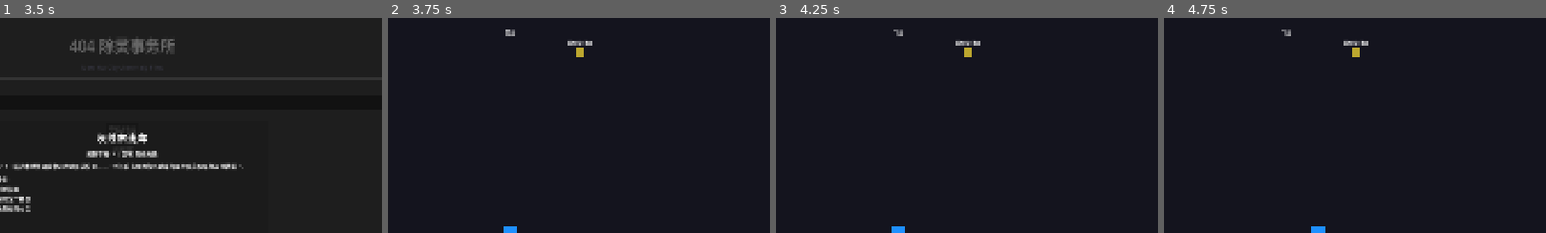
Above: before the commit, frames 1-4 (left to right).
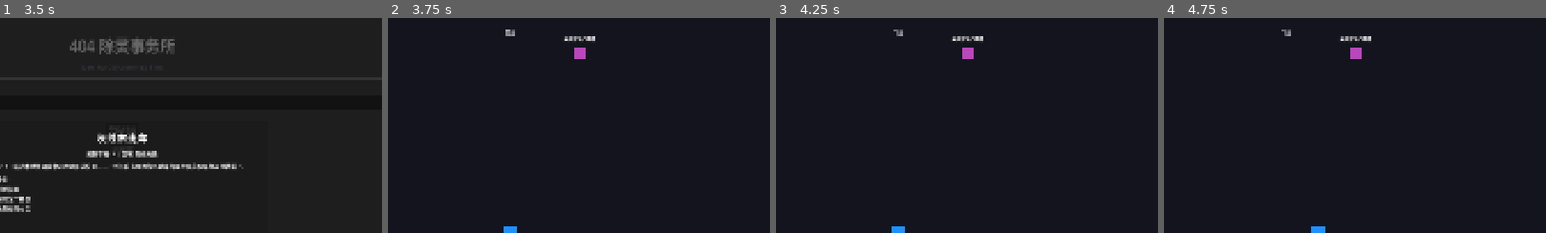
Above: after the commit, the same moments.

Repository: thefoolsparkle-oss/404_exorcism_agency
Game: Godot game, scene res://scenes/office/office_main.tscn
Two runs of this game, one before a commit and one after it. Both use one fixed random seed, a clock stepped at 60 frames per second and the inputs below.
Inputs (mouse positions are % of the whole screen's width and height, from its top left):
- Up to frame 1 (3.5 s): click "林锦" at 0.5 s; click "案件终端" at 1.25 s; click "档案库" at 2 s; click "返回" at 2.75 s
- Up to frame 2 (3.75 s): click "接受任务" at 3.5 s
- Up to frame 3 (4.25 s): no input
- Up to frame 4 (4.75 s): tap Enter at 4.25 s; move the mouse to (72, 45) at 4.27 s; hold D (move_right) from 4.28 s (still down); hold E (interact) from 4.28 s (still down); click (72, 45) at 4.42 s
The pictures show only the part of the screen within x 34-84%, y 0-50%; the shares and areas given below are measured in that part.

Frame 1 is identical in both runs. In frame 2, 0.5% of the frame differs, in the area x 46-55%, y 8-20%; in frame 3, 0.5%; in frame 4, 0.5%.

Commit message:
Fix: boss spawns near player on objectives complete, no timer. Interactive objects larger + yellow=collect purple=disable+hold E

Diff:
--- a/game/data/cases/approved_cases.json
+++ b/game/data/cases/approved_cases.json
@@ -11,7 +11,7 @@
     ],
     "boss_id": "grey_line_conductor", "boss_stats": {"max_hp": 350, "move_speed": 80, "contact_damage": 20},
     "enemy_pool": ["empty_seat_passenger", "reverse_walker"],
-    "spawn_interval_min": 3.5, "spawn_interval_max": 2.0, "ramp_duration": 120.0, "boss_spawn_time": 90.0,
+    "spawn_interval_min": 3.5, "spawn_interval_max": 2.0, "ramp_duration": 120.0, "boss_spawn_time": 9999.0,
     "reward_items": ["broken_monthly_pass", "low_frequency_broadcast_module"],
     "archive_text": "经确认，灰线地铁在1987年已全线停运。如有市民声称乘坐过灰线列车，请立即联系404事务所。"
   },
@@ -26,7 +26,7 @@
     ],
     "boss_id": "station_shadow", "boss_stats": {"max_hp": 400, "move_speed": 85, "contact_damage": 22},
     "enemy_pool": ["empty_seat_passenger", "shadow_fragment", "reverse_walker"],
-    "spawn_interval_min": 3.0, "spawn_interval_max": 1.8, "ramp_duration": 120.0, "boss_spawn_time": 90.0,
+    "spawn_interval_min": 3.0, "spawn_interval_max": 1.8, "ramp_duration": 120.0, "boss_spawn_time": 9999.0,
     "reward_items": ["rusted_station_key", "seawater_sample"],
     "archive_text": "灰线地铁官方图纸显示仅有12个车站。关于「海水气味」，勘测显示最深处仅为地下30米。"
   },
@@ -42,7 +42,7 @@
     ],
     "boss_id": "mirror_keeper", "boss_stats": {"max_hp": 500, "move_speed": 100, "contact_damage": 25},
     "enemy_pool": ["empty_seat_passenger", "mirror_clone"],
-    "spawn_interval_min": 3.0, "spawn_interval_max": 1.6, "ramp_duration": 120.0, "boss_spawn_time": 90.0,
+    "spawn_interval_min": 3.0, "spawn_interval_max": 1.6, "ramp_duration": 120.0, "boss_spawn_time": 9999.0,
     "reward_items": ["broken_mirror_piece", "name_tag"],
     "archive_text": "新天地站换乘通道全长47米。测量同一通道结果为128米。镜面均非站方安装。"
   },
@@ -57,7 +57,7 @@
     ],
     "boss_id": "broadcast_entity", "boss_stats": {"max_hp": 550, "move_speed": 90, "contact_damage": 25},
     "enemy_pool": ["empty_seat_passenger", "charmed_passenger", "low_frequency_shade"],
-    "spawn_interval_min": 2.8, "spawn_interval_max": 1.4, "ramp_duration": 120.0, "boss_spawn_time": 90.0,
+    "spawn_interval_min": 2.8, "spawn_interval_max": 1.4, "ramp_duration": 120.0, "boss_spawn_time": 9999.0,
     "reward_items": ["broken_broadcast_chip", "voice_recorder"],
     "archive_text": "「点名广播」语音不属于任何已知播音员。被念到名字的人在地铁内曾大声说出全名。"
   },
@@ -72,7 +72,7 @@
     ],
     "boss_id": "reverse_conductor", "boss_stats": {"max_hp": 650, "move_speed": 130, "contact_damage": 30},
     "enemy_pool": ["reverse_walker", "time_echo", "charmed_passenger"],
-    "spawn_interval_min": 2.5, "spawn_interval_max": 1.2, "ramp_duration": 120.0, "boss_spawn_time": 90.0,
+    "spawn_interval_min": 2.5, "spawn_interval_max": 1.2, "ramp_duration": 120.0, "boss_spawn_time": 9999.0,
     "reward_items": ["reversed_pocket_watch", "old_news_clip"],
     "archive_text": "逆行列车首次检测在1997年灰线事故当天——35名乘客失踪。不要在逆行列车经过时查看时间。"
   }
--- a/game/scenes/combat/interactive_object.tscn
+++ b/game/scenes/combat/interactive_object.tscn
@@ -3,35 +3,35 @@
 [ext_resource type="Script" path="res://scripts/combat/interactive_object.gd" id="1_interactive"]
 
 [sub_resource type="CircleShape2D" id="Circle_interact"]
-radius = 40.0
+radius = 55.0
 
 [node name="InteractiveObject" type="Area2D"]
 script = ExtResource("1_interactive")
 
 [node name="visual" type="ColorRect" parent="."]
-color = Color(0.9, 0.8, 0.2, 0.8)
-size = Vector2(24, 24)
-position = Vector2(-12, -12)
+color = Color(0.95, 0.9, 0.2, 0.9)
+size = Vector2(36, 36)
+position = Vector2(-18, -18)
 
 [node name="label" type="Label" parent="."]
-position = Vector2(-40, -40)
+position = Vector2(-80, -55)
 text = "物品"
-theme_override_font_sizes/font_size = 11
+theme_override_font_sizes/font_size = 14
 horizontal_alignment = 1
-size = Vector2(80, 20)
+size = Vector2(160, 20)
 
 [node name="progress_bar" type="ProgressBar" parent="."]
-position = Vector2(-30, 30)
-size = Vector2(60, 10)
+position = Vector2(-40, 36)
+size = Vector2(80, 12)
 visible = false
 
 [node name="prompt" type="Label" parent="."]
-position = Vector2(-40, -20)
+position = Vector2(-80, -35)
 text = ""
-theme_override_font_sizes/font_size = 11
+theme_override_font_sizes/font_size = 13
 horizontal_alignment = 1
-size = Vector2(80, 20)
-theme_override_colors/font_color = Color(0.3, 0.9, 0.3, 1)
+size = Vector2(160, 20)
+theme_override_colors/font_color = Color(0.2, 1.0, 0.3, 1)
 
 [node name="collision_shape" type="CollisionShape2D" parent="."]
 shape = SubResource("Circle_interact")
--- a/game/scripts/combat/combat.gd
+++ b/game/scripts/combat/combat.gd
@@ -75,7 +75,7 @@
 	$experience_orbs.add_child(orb)
 
 func _on_all_objectives_done() -> void:
-	get_tree().current_scene.get_node("spawn_director")._spawn_boss()
+	$spawn_director._spawn_boss()
 
 func get_current_case() -> Dictionary:
 	return current_case
--- a/game/scripts/combat/interactive_object.gd
+++ b/game/scripts/combat/interactive_object.gd
@@ -1,7 +1,7 @@
 extends Area2D
 
-@export var objective_type: String = "collect"   # collect / disable
-@export var objective_target: String = ""          # e.g. "time_ticket"
+@export var objective_type: String = "collect"
+@export var objective_target: String = ""
 @export var label_text: String = "物品"
 
 enum State { IDLE, PICKED_UP, DISABLED }
@@ -19,22 +19,16 @@
 func _ready() -> void:
 	label.text = label_text
 	if objective_type == "disable":
+		prompt_label.text = "按住 E 关闭"
+		prompt_label.visible = false
+		visual.color = Color(0.8, 0.3, 0.8, 0.9)
 		progress_bar.visible = false
-		prompt_label.text = "按 E 关闭"
-		prompt_label.visible = false
-	else:
-		progress_bar.visible = false
-		prompt_label.visible = false
-
 	body_entered.connect(_on_body_entered)
 	body_exited.connect(_on_body_exited)
 
 func _on_body_entered(body: Node2D) -> void:
-	if not body.is_in_group("player"):
+	if not body.is_in_group("player") or state != State.IDLE:
 		return
-	if state != State.IDLE:
-		return
-
 	if objective_type == "collect":
 		_activate(body)
 	else:
@@ -50,30 +44,27 @@
 		progress_bar.visible = false
 
 func _process(delta: float) -> void:
-	if state != State.IDLE:
+	if state != State.IDLE or not player_nearby or objective_type != "disable":
 		return
-	if objective_type == "disable" and player_nearby:
-		if Input.is_action_pressed("interact"):
-			disable_progress += delta
-			progress_bar.visible = true
-			progress_bar.value = disable_progress / disable_time * 100
-			if disable_progress >= disable_time:
-				_activate(null)
-		else:
-			disable_progress = max(0.0, disable_progress - delta * 2.0)
-			progress_bar.value = disable_progress / disable_time * 100
-			if disable_progress <= 0:
-				progress_bar.visible = false
+	if Input.is_action_pressed("interact"):
+		disable_progress += delta
+		progress_bar.visible = true
+		progress_bar.value = disable_progress / disable_time * 100
+		if disable_progress >= disable_time:
+			_activate(null)
+	else:
+		disable_progress = max(0.0, disable_progress - delta * 2.0)
+		progress_bar.value = disable_progress / disable_time * 100
+		if disable_progress <= 0:
+			progress_bar.visible = false
 
 func _activate(_body: Node2D) -> void:
 	if state != State.IDLE:
 		return
 	state = State.PICKED_UP if objective_type == "collect" else State.DISABLED
-
 	var tracker = get_tree().current_scene.get_node_or_null("objective_tracker")
 	if tracker:
 		tracker.report_event(objective_type, objective_target, 1)
-
 	prompt_label.visible = false
 	progress_bar.visible = false
 	var tw: Tween = create_tween()
--- a/game/scripts/combat/spawn_director.gd
+++ b/game/scripts/combat/spawn_director.gd
@@ -135,7 +135,10 @@
 		boss_scene = preload("res://scenes/combat/boss/grey_line_conductor.tscn")
 	if boss_scene:
 		var boss: Node2D = boss_scene.instantiate()
-		boss.global_position = Vector2(1920, 300)
+		var angle: float = randf_range(0, TAU)
+		boss.global_position = player.global_position + Vector2.RIGHT.rotated(angle) * 400
+		boss.global_position.x = clamp(boss.global_position.x, 100, 3740)
+		boss.global_position.y = clamp(boss.global_position.y, 100, 2060)
 		if boss.has_method("set_player_ref"):
 			boss.set_player_ref(player)
 		var boss_stats: Dictionary = current_case.get("boss_stats", {})
